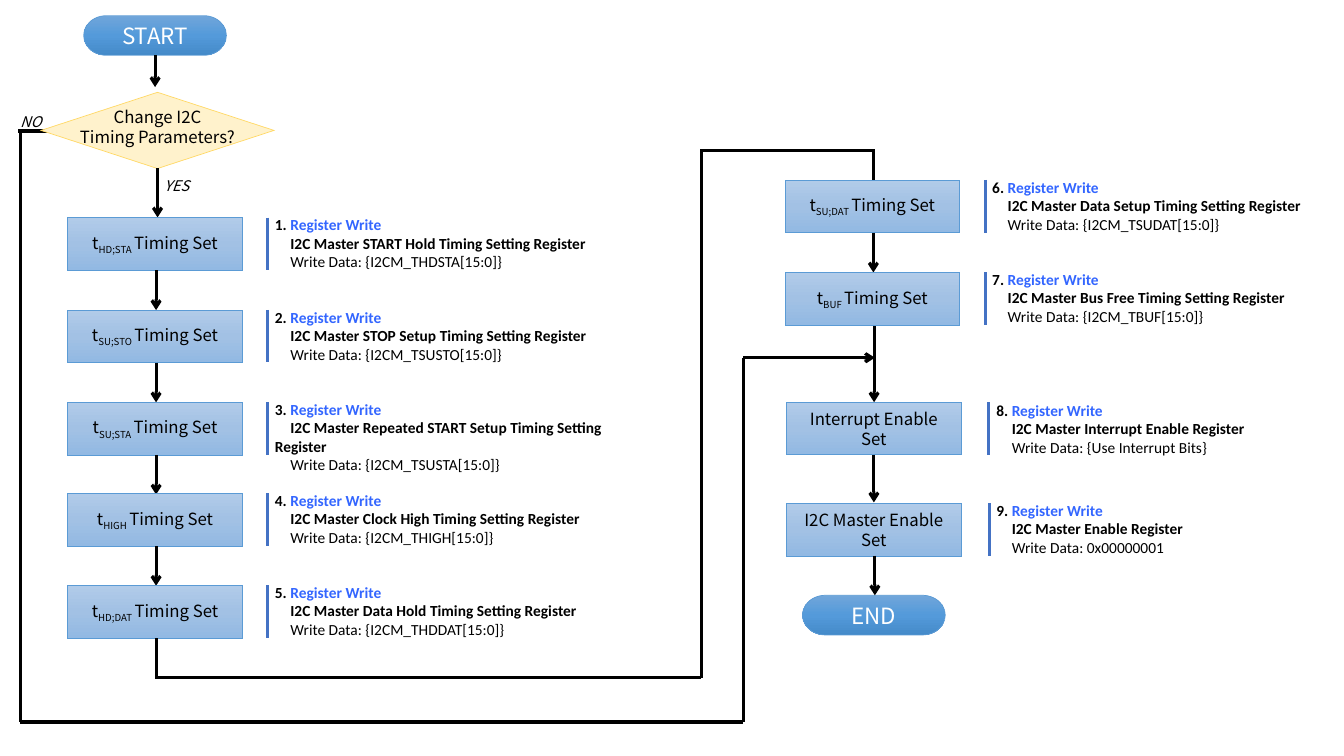
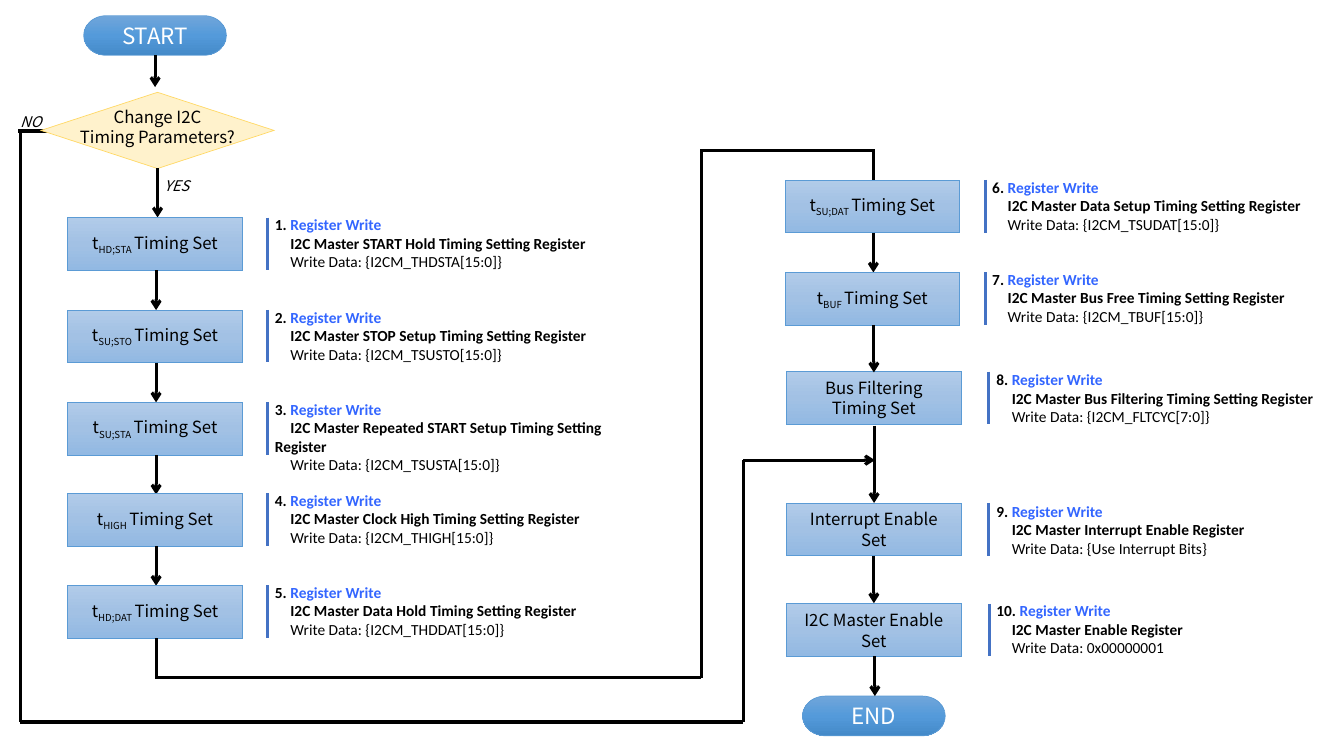
Before and after one commit to spacecubics/scobc-fpga-technical-reference-manual, a slide deck: slide 11 of images/fpga_reg_spec.pptx. Drawn at 1344x756 pixels with LibreOffice and Linux fonts; fonts in the diff are those of the drawing. Boxes give left, top, right and bottom in pixels: in the first picture for what was removed or moved away, otherwise in the second. Text is boxed around its words. In the diff, an @@ line names an element or a change of style, - is before the commit and + after.

Commit message:
I2C Master: 初期設定手順にI2C Master Bus Filter Setting Registerの制御方法を追加
この修正に伴い、修正した初期設定フローを .pngフォーマットから .svgフォー
マットに変更した。

```diff
--- a/images/fpga_reg_spec.pptx
+++ b/images/fpga_reg_spec.pptx
@@ arrow added from (874, 325) to (874, 373), #000000 2.25 pt @@
@@ rectangle added at (786, 372, 961, 424), fill gradient #B1CBE9 to #A3C1E5 to #93B9E4, outline #5B9BD5 0.5 pt, 12 pt, text #000000 @@
+Bus Filtering Timing Set
@@ line moved from (989, 402) - (989, 455) to (989, 372) - (989, 424) @@
@@ text added at (996, 374, 1313, 424), 11 pt, text #000000, bold @@
+8. Register Write
+I2C Master Bus Filtering Timing Setting Register
+Write Data: {I2CM_FLTCYC[7:0]}
@@ 3 arrows, 2 rectangles, 2 texts, 1 pill shape: place and size @@
-3 arrows, 2 rectangles, 2 texts, 1 pill shape at (786, 325, 1245, 635)
+3 arrows, 2 rectangles, 2 texts, 1 pill shape at (786, 425, 1245, 736)
@@ line moved from (743, 358) - (743, 722) to (743, 461) - (743, 722) @@
@@ arrow moved from (743, 358) - (875, 358) to (743, 461) - (875, 461) @@
@@ text at (996, 506, 1103, 520): text changed @@
-8. Register Write
+9. Register Write
@@ line added from (989, 604) to (989, 656), #4472C4 2.25 pt @@
@@ text at (996, 605, 1111, 619): text changed @@
-9. Register Write
+10. Register Write
```
Also in this commit, not shown: 3 other files.
